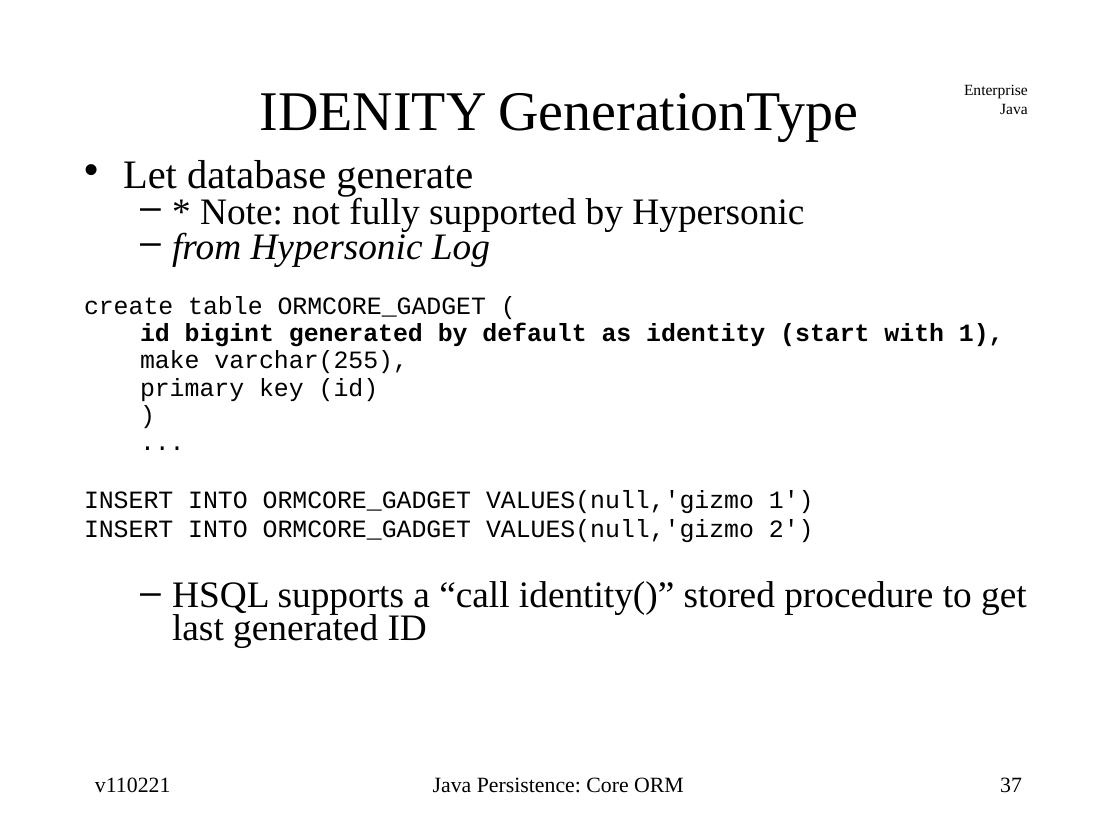
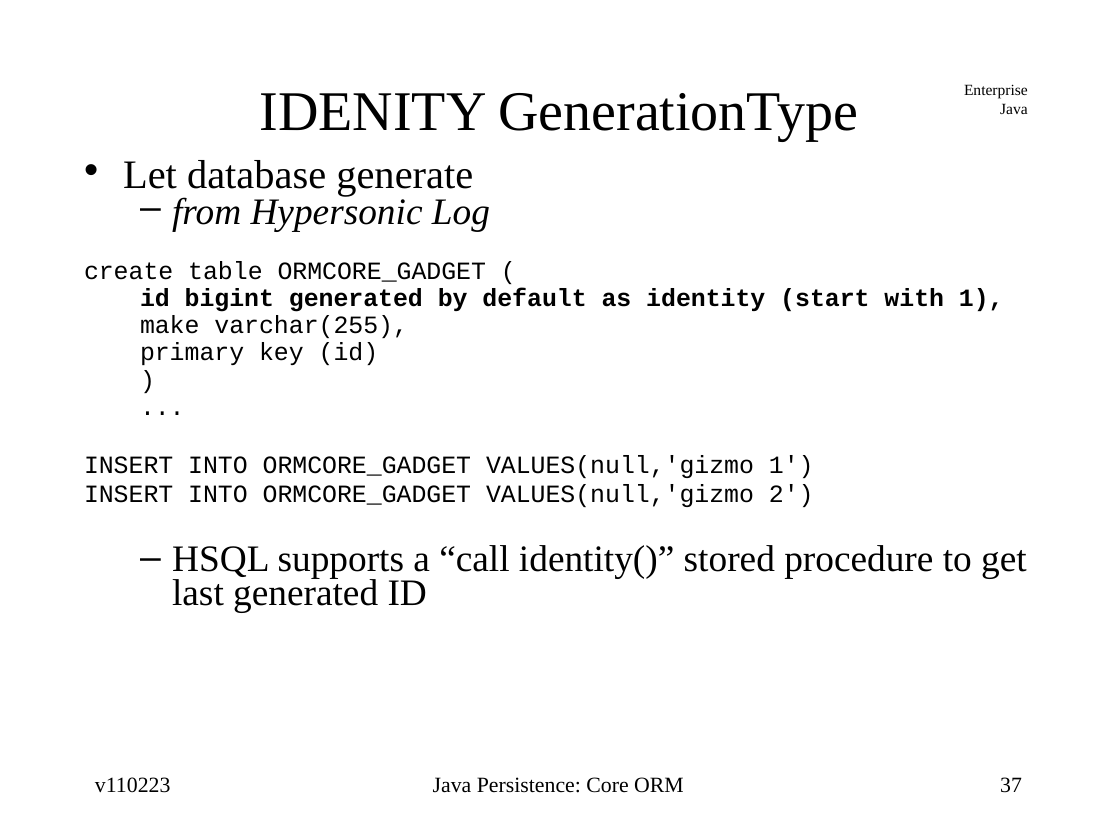
Before and after one commit to jcstaff/ejava-javaee, a slide deck: slide 37 of ormCore/src/site/resources/lectures/ormCore.ppt. Drawn at 1120x840 pixels with LibreOffice and Linux fonts; fonts in the diff are those of the drawing. Boxes give left, top, right and bottom in pixels: in the first picture for what was removed or moved away, otherwise in the second. Text is boxed around its words. In the diff, an @@ line names an element or a change of style, - is before the commit and + after.

```diff
--- a/ormCore/src/site/resources/lectures/ormCore.ppt
+++ b/ormCore/src/site/resources/lectures/ormCore.ppt
@@ text at (x1=200, y1=195, x2=804, y2=231): paragraph removed @@
-  – * Note: not fully supported by Hypersonic
@@ text at (x1=95, y1=777, x2=171, y2=793): text changed @@
-v110221
+v110223
```
Also in this commit, not shown: 96 other slides changed, 47 other files.
